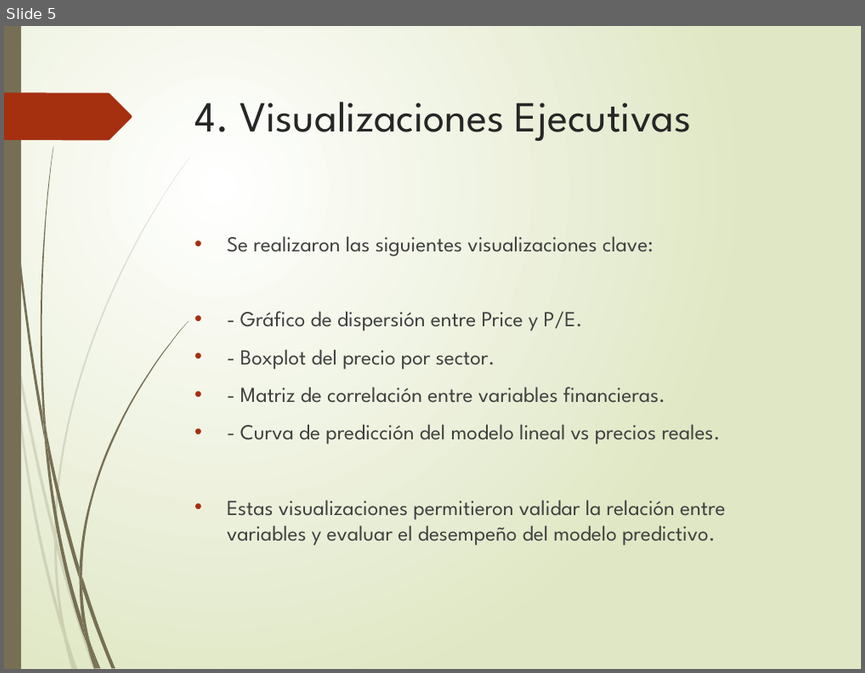
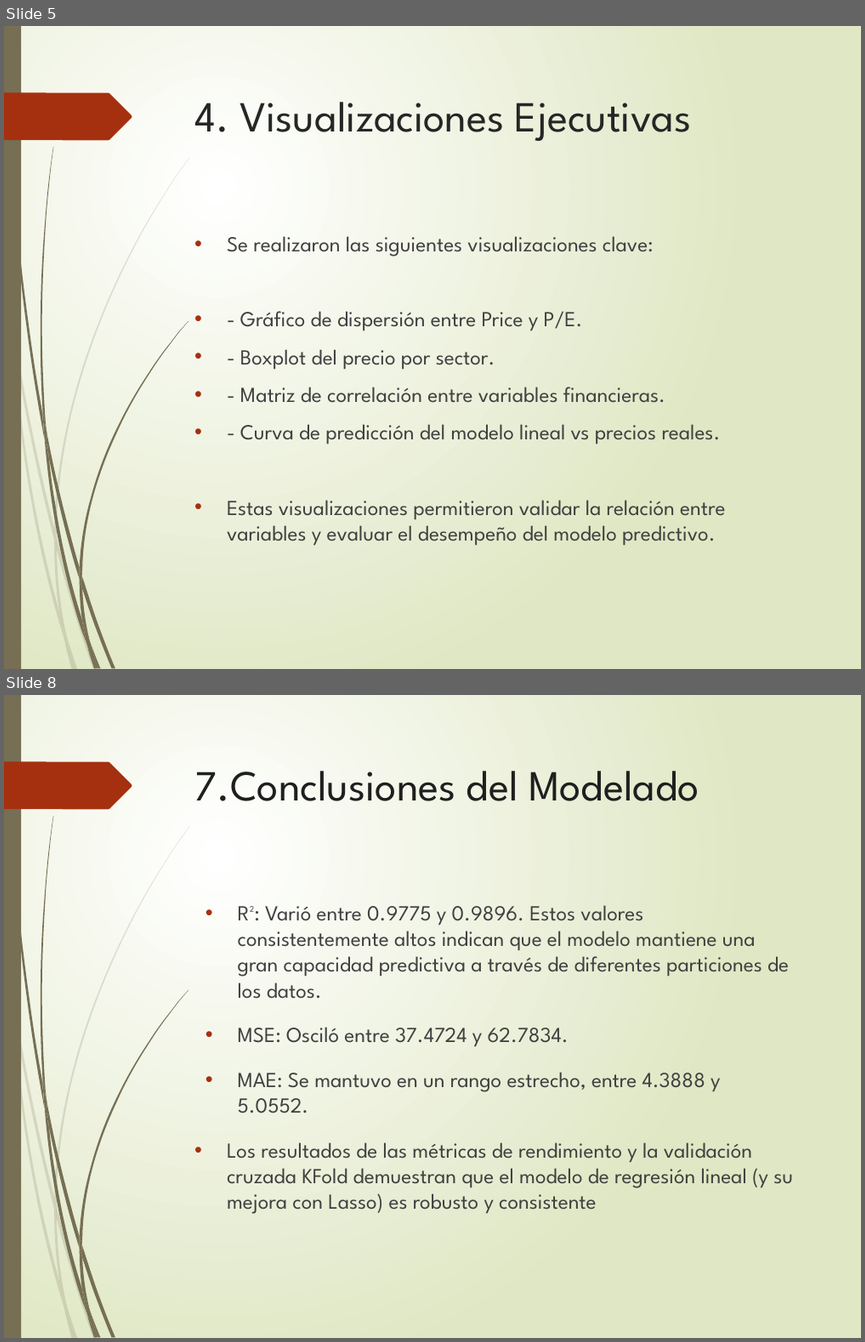
Before and after one commit to Mart1n2015/CODERHOUSE-DSII, a slide deck: Presentacion_Proyecto_DSII_Cerioli.pptx. Shown one above the other, each under a label of ours: slide 5 before the commit, slides 5 and 8 after it; the slides between them are not shown. The pictures are 865x673 and 865x1342 pixels, drawn with LibreOffice and Linux fonts; fonts in the diff are those of the drawing. Boxes give left, top, right and bottom in pixels: in the first picture for what was removed or moved away, otherwise in the second. Text is boxed around its words. In the diff, an @@ line names an element or a change of style, - is before the commit and + after.

```diff
--- a/Presentacion_Proyecto_DSII_Cerioli.pptx
+++ b/Presentacion_Proyecto_DSII_Cerioli.pptx
@@ slide 8 added at <box>4,695,861,1338</box>, background gradient #FFFFFF to #DFE8C4; not listed: 24 template elements that a slide beside it also shows @@
@@ title added at <box>194,771,698,801</box>, 36 pt, text #1F1F1F @@
+7.Conclusiones del Modelado
@@ text added at <box>227,905,793,1213</box>, 18 pt, text #404040 @@
+• R²: Varió entre 0.9775 y 0.9896. Estos valores consistentemente altos indican que el modelo mantiene una gran capacidad predictiva a través de diferentes particiones de los datos.
+• MSE: Osciló entre 37.4724 y 62.7834.
+• MAE: Se mantuvo en un rango estrecho, entre 4.3888 y 5.0552.
+• Los resultados de las métricas de rendimiento y la validación cruzada KFold demuestran que el modelo de regresión lineal (y su mejora con Lasso) es robusto y consistente
```
Also in this commit, not shown: 1 slide changed, 3 other slides added.
